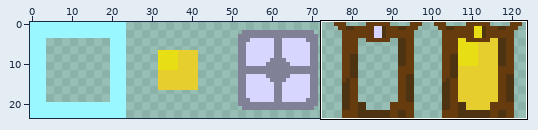
A sprite sheet gets an edit: assets/images/object_sheet.png. The first picture is a wide view before the edit; the outline marks the close-up.
Close-up. Before the edit:
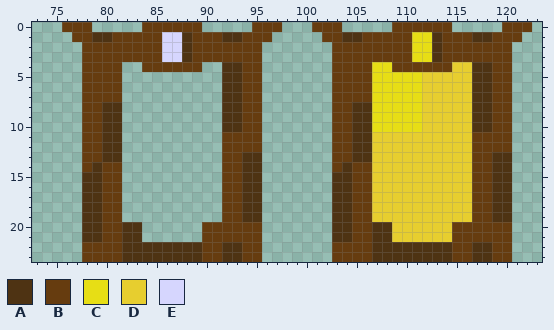
The file is 124x24 pixels. Shown: x 73..123, y 0..23.
Palette (. is transparent): A #4e3313  B #663c0f  C #e7de15  D #e7ce2f  E #d6d6fe
Pixels before, first column x 76:
 0 BBB.....BBBBBB.....BBB...BBB.....BBBBBB.....BBB
 1 .BBAABBBBBEEABBBAABBB.....BBAABBBBBCCABBBAABBB.
 2 ..BBBBBBBBEEABBBBBBB.......BBBBBBBBCCABBBBBBB..
 3 ..BBBBBBBBEEABBBBBBB.......BBBBBBBBCCABBBBBBB..
 4 ..BBBB..BBBBBB..AABB.......BBBBCCBBBBBBDDAABB..
 5 ..BBBB..........AABB.......BBBBCCCCCDDDDDAABB..
 6 ..BBBB..........AABB.......BBBBCCCCCDDDDDAABB..
 7 ..BBBB..........AABB.......BBBBCCCCCDDDDDAABB..
 8 ..BBAA..........AABB.......BBAACCCCCDDDDDAABB..
 9 ..BBAA..........AABB.......BBAACCCCCDDDDDAABB..
10 ..BBAA..........AABB.......BBAACCCCCDDDDDAABB..
11 ..BBAA..........BBBB.......BBAADDDDDDDDDDBBBB..
12 ..BBAA..........BBBB.......BBAADDDDDDDDDDBBBB..
13 ..BBAA..........BBAA.......BBAADDDDDDDDDDBBAA..
14 ..BABB..........BBAA.......BABBDDDDDDDDDDBBAA..
15 ..AABB..........BBAA.......AABBDDDDDDDDDDBBAA..
16 ..AABB..........BBAA.......AABBDDDDDDDDDDBBAA..
17 ..AABB..........BBAA.......AABBDDDDDDDDDDBBAA..
18 ..AABB..........BBAA.......AABBDDDDDDDDDDBBAA..
19 ..AABB..........BBAA.......AABBDDDDDDDDDDBBAA..
20 ..AABBAA......BBBBBB.......AABBAADDDDDDBBBBBB..
21 ..AABBAA......BBBBBB.......AABBAADDDDDDBBBBBB..
22 ..BBBBAAAAAAAABBAABB.......BBBBAAAAAAAABBAABB..
23 ..BBBBAAAAAAAABBAABB.......BBBBAAAAAAAABBAABB..
Once edited:
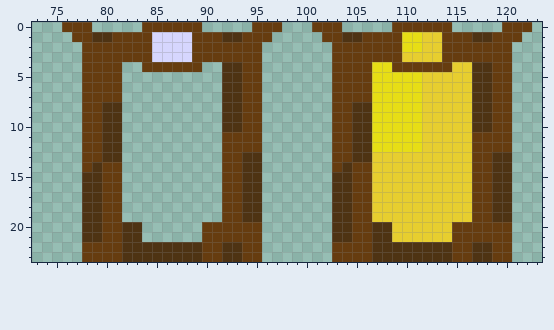
Changes in this commit:
y 1..2: x 85 B -> E; x 88 A -> E; x 110 B -> C; x 112..113 CA -> DD
y 3: x 85 B -> E; x 88 A -> E; x 110..113 BCCA -> DDDD
y 11..12: x 107..111 DDDDD -> CCCCC
